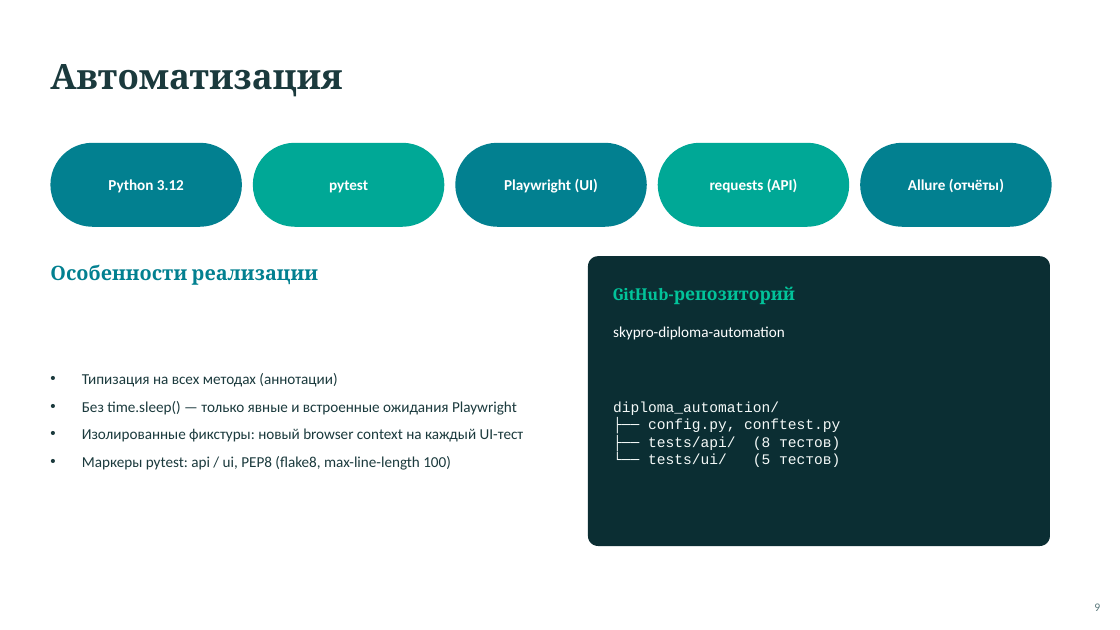
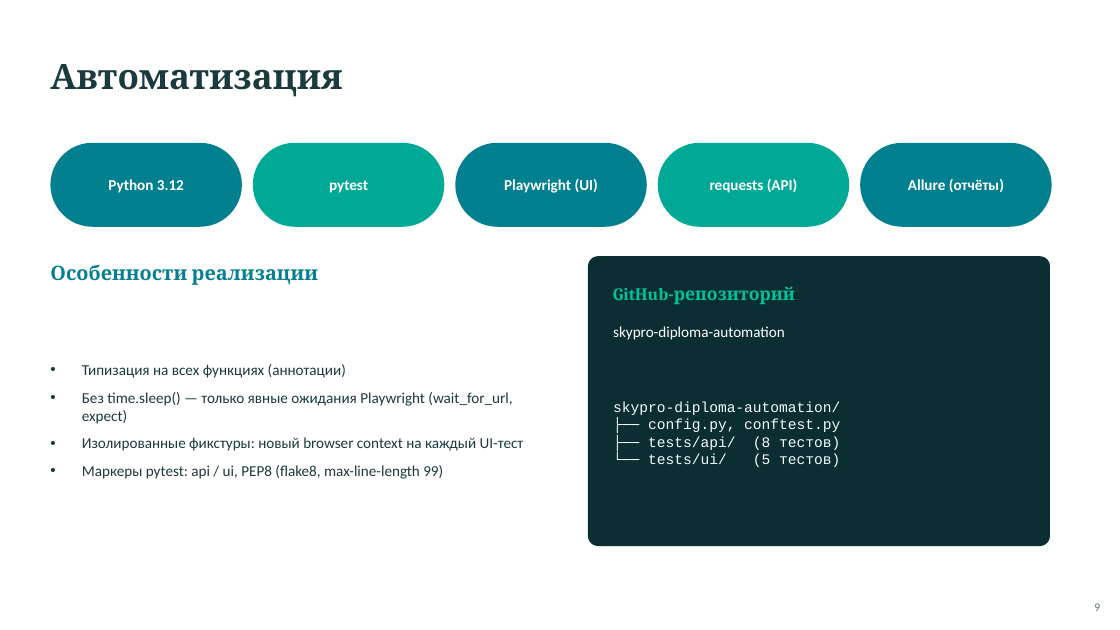
Before and after one commit to Gera-lang405/skypro-diploma-automation, a slide deck: slide 9 of diploma_presentation.pptx. Drawn at 1120x630 pixels with LibreOffice and Linux fonts; fonts in the diff are those of the drawing. Boxes give left, top, right and bottom in pixels: in the first picture for what was removed or moved away, otherwise in the second. Text is boxed around its words. In the diff, an @@ line names an element or a change of style, - is before the commit and + after.

Commit message:
Позитивные UI-тесты, BR-002, обновлённые тест-кейсы, чек-лист и презентация
- UI: поиск по автору и название в карточке товара вместо негативных кейсов;
  выдача берётся только из блока результатов, закрывается список подсказок,
  ожидание монтирования приложения перед вводом запроса
- API: негативный кейс «неподдерживаемый метод» (POST /todos/1 -> 404)
- XLS: шаги по одному действию, колонки «Автотест» и «Статус прогона»;
  чек-лист на 12 пунктов, дефекты BR-001 и BR-002
- Postman: обновлён запрос 8
- README, презентация, скриншоты Allure финального прогона (13/13)

```diff
--- a/diploma_presentation.pptx
+++ b/diploma_presentation.pptx
@@ text at (82,364,512,424): text changed @@
-• Типизация на всех методах (аннотации)
-• Без time.sleep() — только явные и встроенные ожидания Playwright
+• Типизация на всех функциях (аннотации)
+• Без time.sleep() — только явные ожидания Playwright (wait_for_url, expect)
@@ text at (613,401,840,415): text changed @@
-diploma_automation/
+skypro-diploma-automation/
@@ text at (82,465,443,479): text changed @@
-• Маркеры pytest: api / ui, PEP8 (flake8, max-line-length 100)
+• Маркеры pytest: api / ui, PEP8 (flake8, max-line-length 99)
```
Also in this commit, not shown: 9 other slides changed, 1 slide added, 9 other files.
